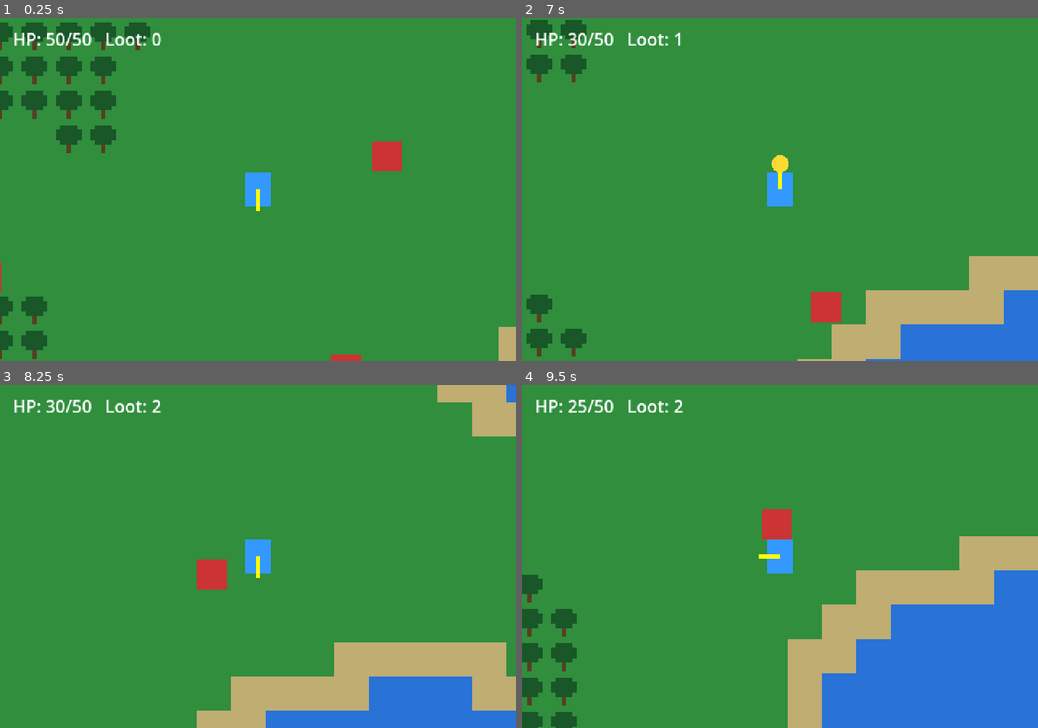
Above: before the commit, frames 1-4 (two rows, left to right).
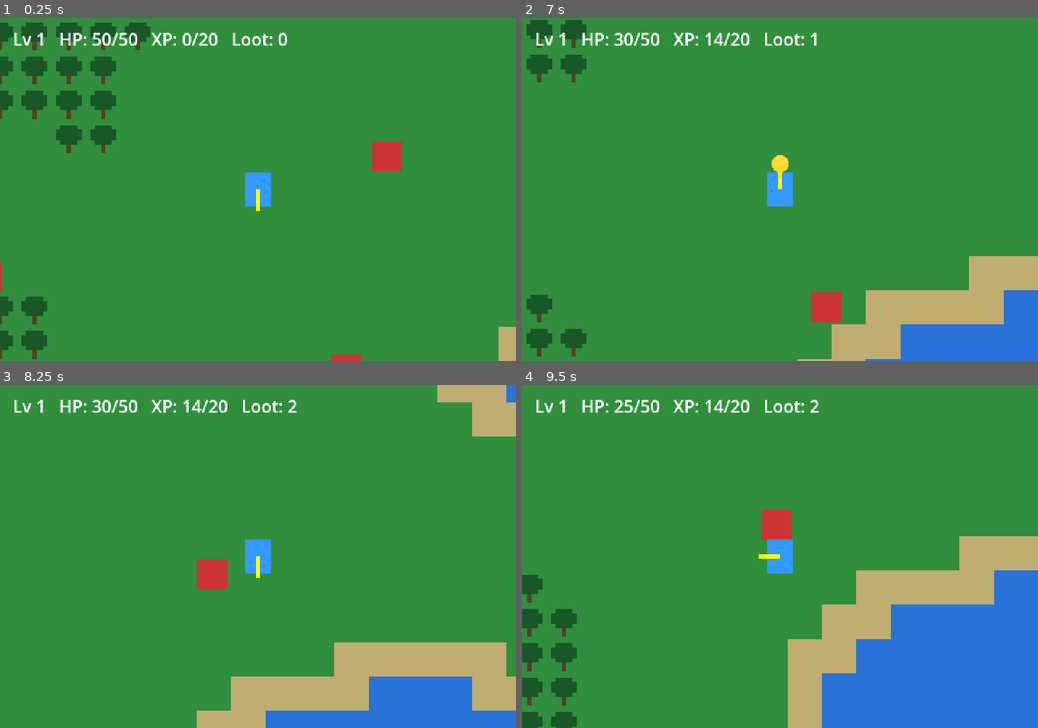
Above: after the commit, the same moments.

Repository: MysteriousSeal/ProjectInfinite
Game: Godot game, scene res://scenes/Main.tscn
Same seed, same stepped clock (60 frames per second), same inputs: the game is played once before the commit and once after it.
Inputs (mouse positions are in pixels of both pictures, inside the frame that each line leads up to):
- Up to frame 1 (0.25 s): no input
- Up to frame 2 (7 s): move the mouse to (893, 172) at 0.52 s; hold D 0.53-1.28 s; click (893, 172) at 0.67 s; tap Space at 0.77, 1.52, 3.02, 3.77, 4.52, 6.02, 6.77 s; move the mouse to (676, 206) at 1.27 s; hold S 1.28-2.03 s; move the mouse to (831, 114) at 2.02 s; hold D 2.03-2.78 s; move the mouse to (754, 258) at 2.77 s; hold W 2.78-3.53 s; click (754, 258) at 2.92 s; move the mouse to (934, 240) at 3.52 s; hold A 3.53-5.03 s; move the mouse to (625, 138) at 4.27 s; move the mouse to (805, 189) at 5.02 s; hold S 5.03-5.78 s; click (805, 189) at 5.17 s; move the mouse to (702, 103) at 5.77 s; hold D 5.78-6.53 s; move the mouse to (893, 172) at 6.52 s; hold W from 6.53 s (still down)
- Up to frame 3 (8.25 s): move the mouse to (154, 573) at 7.27 s; release W at 7.28 s; hold D 7.28-8.03 s; click (154, 573) at 7.42 s; tap Space at 7.52 s; move the mouse to (309, 481) at 8.02 s; hold S from 8.03 s (still down)
- Up to frame 4 (9.5 s): move the mouse to (754, 625) at 8.77 s; release S at 8.78 s; hold A from 8.78 s (still down); tap Space at 9.02 s

The runs differ from the first frame. In frame 1, 1.0% of the frame differs, in the area x 3-56%, y 4-9%; in frame 2, 1.0%; in frame 3, 1.0%; in frame 4, 1.0%.

Commit message:
Award XP for kills and level the player up
Enemies grant XP on death alongside their loot drop, which needs no kill
attribution because player attacks are the only source of damage. Each
level costs more than the last and raises max health, and the HUD now
reads its fields off the player rather than receiving them through every
signal, which did not scale past a couple of values.

Diff:
--- a/scenes/Main.tscn
+++ b/scenes/Main.tscn
@@ -18,6 +18,6 @@
 [node name="Label" type="Label" parent="Hud"]
 offset_left = 12.0
 offset_top = 8.0
-offset_right = 220.0
+offset_right = 460.0
 offset_bottom = 32.0
-text = "HP: 0/0   Loot: 0"
+text = "Lv 1   HP: 0/0   XP: 0/0   Loot: 0"
--- a/scripts/Enemy.gd
+++ b/scripts/Enemy.gd
@@ -4,6 +4,7 @@
 const DETECT_RADIUS := 90.0
 const CONTACT_DAMAGE := 5
 const CONTACT_COOLDOWN := 0.6
+const XP_REWARD := 7
 
 const LootItemScene := preload("res://scenes/LootItem.tscn")
 
@@ -45,6 +46,8 @@
 		contact_timer = CONTACT_COOLDOWN
 
 func _on_died() -> void:
+	if player and is_instance_valid(player):
+		player.add_xp(XP_REWARD)
 	var loot := LootItemScene.instantiate()
 	loot.global_position = global_position
 	get_parent().add_child(loot)
--- a/scripts/Health.gd
+++ b/scripts/Health.gd
@@ -20,3 +20,7 @@
 
 func heal(amount: int) -> void:
 	current = min(current + amount, max_health)
+
+func increase_max(amount: int) -> void:
+	max_health += amount
+	current += amount
--- a/scripts/Hud.gd
+++ b/scripts/Hud.gd
@@ -2,11 +2,20 @@
 
 @onready var label: Label = $Label
 
-func bind(player: Node) -> void:
-	player.health.damaged.connect(func(_amount, current): _refresh(current, player.health.max_health, player.loot_count))
-	player.health.died.connect(func(): _refresh(0, player.health.max_health, player.loot_count))
-	player.loot_changed.connect(func(count): _refresh(player.health.current, player.health.max_health, count))
-	_refresh(player.health.current, player.health.max_health, player.loot_count)
+var player: Node
 
-func _refresh(hp: int, max_hp: int, loot: int) -> void:
-	label.text = "HP: %d/%d   Loot: %d" % [hp, max_hp, loot]
+func bind(target: Node) -> void:
+	player = target
+	player.health.damaged.connect(func(_amount, _current): _refresh())
+	player.health.died.connect(_refresh)
+	player.loot_changed.connect(func(_count): _refresh())
+	player.xp_changed.connect(func(_xp, _next): _refresh())
+	player.leveled_up.connect(func(_level): _refresh())
+	_refresh()
+
+func _refresh() -> void:
+	if not is_instance_valid(player):
+		return
+	label.text = "Lv %d   HP: %d/%d   XP: %d/%d   Loot: %d" % [
+		player.level, player.health.current, player.health.max_health,
+		player.xp, player.xp_to_next, player.loot_count]
--- a/scripts/Player.gd
+++ b/scripts/Player.gd
@@ -5,6 +5,8 @@
 const ATTACK_COOLDOWN := 0.3
 const ATTACK_DAMAGE := 10
 const HITBOX_OFFSET := 12.0
+const XP_FOR_FIRST_LEVEL := 20
+const HEALTH_PER_LEVEL := 10
 
 @onready var health: Health = $Health
 @onready var hitbox: Area2D = $Hitbox
@@ -14,10 +16,15 @@
 var attack_timer := 0.0
 var cooldown_timer := 0.0
 var loot_count := 0
+var xp := 0
+var level := 1
+var xp_to_next := XP_FOR_FIRST_LEVEL
 var _attack_key_was_down := false
 
 signal died
 signal loot_changed(count: int)
+signal xp_changed(xp: int, xp_to_next: int)
+signal leveled_up(level: int)
 
 func _ready() -> void:
 	add_to_group("player")
@@ -88,6 +95,16 @@
 	loot_count += amount
 	loot_changed.emit(loot_count)
 
+func add_xp(amount: int) -> void:
+	xp += amount
+	while xp >= xp_to_next:
+		xp -= xp_to_next
+		level += 1
+		xp_to_next = XP_FOR_FIRST_LEVEL * level
+		health.increase_max(HEALTH_PER_LEVEL)
+		leveled_up.emit(level)
+	xp_changed.emit(xp, xp_to_next)
+
 func _on_died() -> void:
 	died.emit()
 	queue_free.call_deferred()
